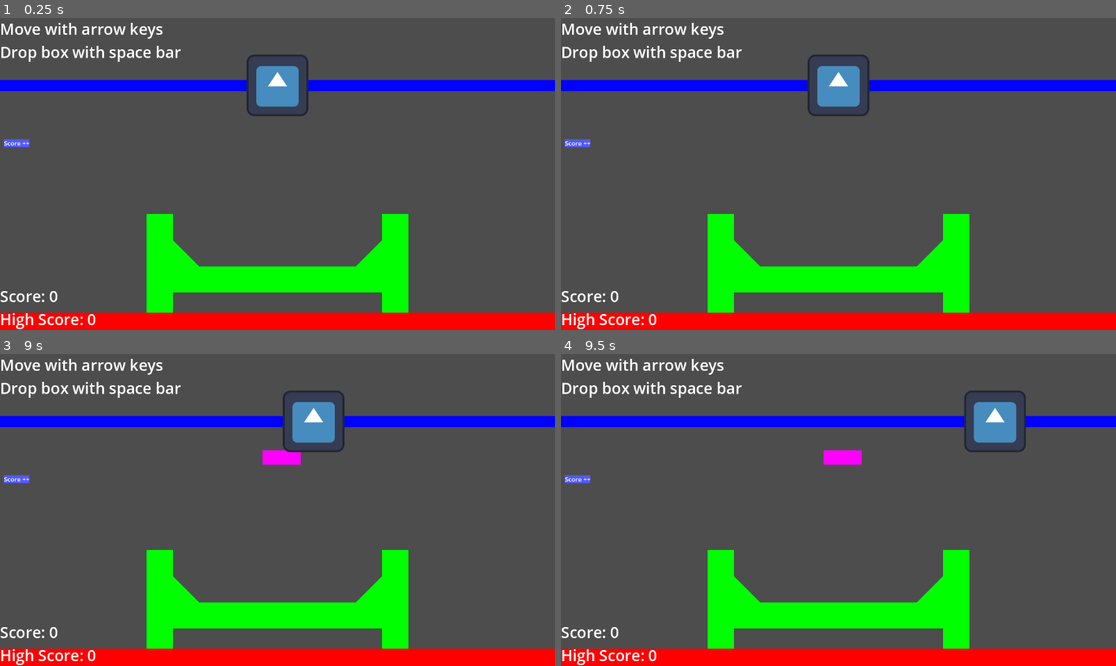
Above: before the commit, frames 1-4 (two rows, left to right).
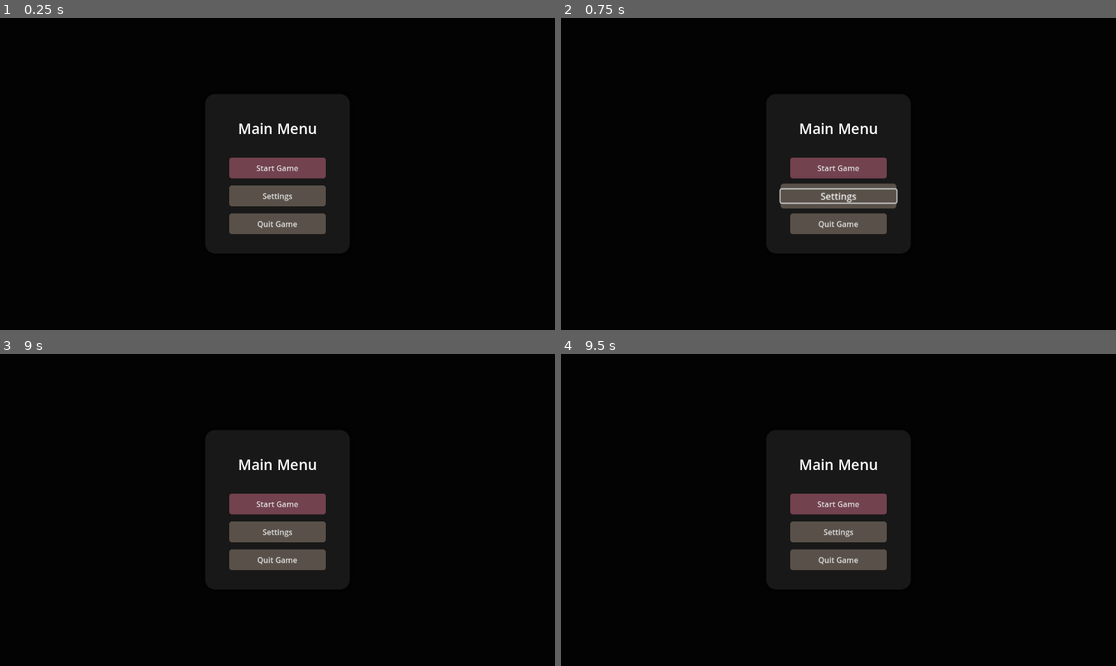
Above: after the commit, the same moments.

Repository: Bropi/StackingBoxes
Game: Godot game, scene res://src/main/main.tscn
Two runs of this game, one before a commit and one after it. Both use one fixed random seed, a clock stepped at 60 frames per second and the inputs below. The engine's default icon, where the game draws it, is replaced by a stand-in: a white triangle on a blue panel in a dark square.
Inputs (mouse positions are in pixels of both pictures, inside the frame that each line leads up to):
- Up to frame 1 (0.25 s): no input
- Up to frame 2 (0.75 s): click (838, 195) at 0.5 s, where only the run after the commit has a clickable "Settings"
- Up to frame 3 (9 s): click (277, 503) at 1.25 s, where only the run after the commit has a clickable "Start Game"; tap Enter at 2 s; move the mouse to (399, 494) at 2.02 s; hold D (move_right) 2.03-3.53 s; tap Space (drop_box) at 2.1, 2.85, 3.6, 4.35, 5.1, 5.75, 5.85, 6.6, 7.35, 8.1, 8.85 s; move the mouse to (166, 525) at 2.77 s; move the mouse to (333, 441) at 3.52 s; hold A (move_left) 3.53-4.28 s; move the mouse to (249, 572) at 4.27 s; hold D (move_right) 4.28-5.78 s; move the mouse to (444, 556) at 5.02 s; move the mouse to (111, 463) at 5.77 s; hold A (move_left) 5.78-6.53 s; move the mouse to (305, 510) at 6.52 s; hold D (move_right) 6.53-7.28 s; move the mouse to (194, 432) at 7.27 s; hold A (move_left) 7.28-8.78 s; move the mouse to (399, 494) at 8.02 s; move the mouse to (166, 525) at 8.77 s; hold D (move_right) from 8.78 s (still down)
- Up to frame 4 (9.5 s): keep holding D (move_right)

The runs differ from the first frame. In frame 1, 98% of the frame differs, in the area x 0-100%, y 0-100%; in frame 2, 98%; in frame 3, 98%; in frame 4, 98%.

Commit message:
UI added
start menu scene with tween animations on the buttons added

The game now starts with the start menu scene, from where you can start the game or go to other menu's using buttons.

Added tweening animations to the start menu buttons

Diff:
--- a/src/autoloads/game_data.gd
+++ b/src/autoloads/game_data.gd
@@ -11,11 +11,11 @@
 
 
 func save():
-	var save = PlayerScore.new()
-	save.high_score = high_score
-	ResourceSaver.save(save, "user://save_data.tres")
+	var save_new = PlayerScore.new()
+	save_new.high_score = high_score
+	ResourceSaver.save(save_new, "user://save_data.tres")
 
 func load():
 	if FileAccess.file_exists("user://save_data.tres"):
-		var save = ResourceLoader.load("user://save_data.tres")
-		high_score = save.high_score
+		var save_new = ResourceLoader.load("user://save_data.tres")
+		high_score = save_new.high_score
--- a/src/main/mainV2.gd
+++ b/src/main/mainV2.gd
@@ -7,8 +7,8 @@
 func _on_level_reload_scene() -> void:
 	#get_tree().reload_current_scene()
 	print("main.gd: level reloading")
-	SceneSwitcher.switch_to_scene("res://src/levels/level.tscn")
+	SceneSwitcher.switch_to_scene("res://src/ui/start_game_menu.tscn")
 
 func start_game():
 	#switches to level scene
-	SceneSwitcher.switch_to_scene("res://src/levels/level.tscn")
+	SceneSwitcher.switch_to_scene("res://src/ui/start_game_menu.tscn")
--- /dev/null
+++ b/src/ui/Button.tres
@@ -0,0 +1,10 @@
+[gd_resource type="StyleBoxFlat" format=3 uid="uid://2yt6mpf7swyw"]
+
+[resource]
+bg_color = Color(0.349825, 0.3160822, 0.28478986, 1)
+corner_radius_top_left = 5
+corner_radius_top_right = 5
+corner_radius_bottom_right = 5
+corner_radius_bottom_left = 5
+expand_margin_top = 10.0
+expand_margin_bottom = 10.0
--- /dev/null
+++ b/src/ui/Button2.tres
@@ -0,0 +1,10 @@
+[gd_resource type="StyleBoxFlat" format=3 uid="uid://eh5kkekwcmw0"]
+
+[resource]
+bg_color = Color(0.44657564, 0.25973505, 0.3047045, 1)
+corner_radius_top_left = 5
+corner_radius_top_right = 5
+corner_radius_bottom_right = 5
+corner_radius_bottom_left = 5
+expand_margin_top = 10.0
+expand_margin_bottom = 10.0
--- /dev/null
+++ b/src/ui/animation_component.gd
@@ -0,0 +1,42 @@
+class_name AnimationComponent extends Node
+
+@export var from_center : bool = true
+@export var hover_scale: Vector2 = Vector2(1.1, 1.1)
+@export var time : float = 0.1
+@export var transition_type : Tween.TransitionType
+
+var target : Control
+var default_scale : Vector2
+
+
+func _ready() -> void:
+	target = get_parent()
+
+	#wait for every child node to be setup
+	call_deferred("setup")
+	call_deferred("connect_input")
+
+
+#mandatory for detecting the target button control node and connect it to the on- & off_hover functions
+func connect_input() -> void:
+	target.mouse_entered.connect(on_hover)
+	target.mouse_exited.connect(off_hover)
+
+
+
+func setup() -> void:
+	if from_center:
+		target.pivot_offset = target.size / 2
+	default_scale = target.scale
+
+func on_hover() -> void:
+	add_tween("scale", hover_scale, time)
+
+func off_hover() -> void:
+	add_tween("scale", default_scale, time)
+
+func add_tween(property: String, value, seconds: float) -> void:
+	if !is_inside_tree() or get_tree() == null:
+		return
+	var tween = get_tree().create_tween()
+	tween.tween_property(target, property, value, seconds).set_trans(transition_type)
--- /dev/null
+++ b/src/ui/my_theme.tres
@@ -0,0 +1,38 @@
+[gd_resource type="Theme" load_steps=6 format=3 uid="uid://cyxxc324mb2a8"]
+
+[ext_resource type="StyleBox" uid="uid://2yt6mpf7swyw" path="res://src/ui/Button.tres" id="1_0ot8m"]
+[ext_resource type="StyleBox" uid="uid://eh5kkekwcmw0" path="res://src/ui/Button2.tres" id="2_idkql"]
+
+[sub_resource type="StyleBoxEmpty" id="StyleBoxEmpty_sy5hb"]
+content_margin_bottom = 15.0
+
+[sub_resource type="StyleBoxFlat" id="StyleBoxFlat_4jykg"]
+content_margin_left = 50.0
+content_margin_top = 50.0
+content_margin_right = 50.0
+content_margin_bottom = 50.0
+bg_color = Color(0.09411765, 0.09411765, 0.09411765, 1)
+corner_radius_top_left = 20
+corner_radius_top_right = 20
+corner_radius_bottom_right = 20
+corner_radius_bottom_left = 20
+shadow_color = Color(0, 0, 0, 0.25490198)
+shadow_size = 10
+
+[sub_resource type="StyleBoxFlat" id="StyleBoxFlat_0ot8m"]
+bg_color = Color(0.34117648, 0.34117648, 0.34117648, 1)
+expand_margin_top = 10.0
+expand_margin_bottom = 10.0
+
+[resource]
+Button/styles/hover = ExtResource("1_0ot8m")
+Button/styles/normal = ExtResource("1_0ot8m")
+Label/font_sizes/font_size = 30
+Label/styles/normal = SubResource("StyleBoxEmpty_sy5hb")
+NewGameButton/base_type = &"Button"
+NewGameButton/styles/hover = ExtResource("2_idkql")
+NewGameButton/styles/normal = ExtResource("2_idkql")
+PanelContainer/styles/normal = null
+PanelContainer/styles/panel = SubResource("StyleBoxFlat_4jykg")
+VBoxContainer/constants/separation = 35
+VBoxContainer/styles/normal = SubResource("StyleBoxFlat_0ot8m")
--- /dev/null
+++ b/src/ui/start_game_menu.gd
@@ -0,0 +1,14 @@
+extends Control
+
+
+
+func _on_start_game_button_pressed() -> void:
+	SceneSwitcher.switch_to_scene("res://src/levels/level.tscn")
+
+
+func _on_settings_button_pressed() -> void:
+	pass # Replace with function body.
+
+
+func _on_quit_game_button_pressed() -> void:
+	get_tree().quit()
--- /dev/null
+++ b/src/ui/start_game_menu.tscn
@@ -0,0 +1,92 @@
+[gd_scene load_steps=4 format=3 uid="uid://mr7wilv8kktq"]
+
+[ext_resource type="Theme" uid="uid://cyxxc324mb2a8" path="res://src/ui/my_theme.tres" id="1_fbf3f"]
+[ext_resource type="Script" uid="uid://bv2816d1scxj3" path="res://src/ui/start_game_menu.gd" id="1_mbvm6"]
+[ext_resource type="Script" uid="uid://ikwn3mhw0jte" path="res://src/ui/animation_component.gd" id="2_lv8ek"]
+
+[node name="StartGameMenu" type="Control"]
+layout_mode = 3
+anchors_preset = 15
+anchor_right = 1.0
+anchor_bottom = 1.0
+grow_horizontal = 2
+grow_vertical = 2
+script = ExtResource("1_mbvm6")
+
+[node name="ColorRect" type="ColorRect" parent="."]
+layout_mode = 1
+anchors_preset = 15
+anchor_right = 1.0
+anchor_bottom = 1.0
+grow_horizontal = 2
+grow_vertical = 2
+color = Color(0.012617188, 0.012617188, 0.012617188, 1)
+
+[node name="CPUParticles2D" type="CPUParticles2D" parent="ColorRect"]
+
+[node name="CenterContainer" type="CenterContainer" parent="."]
+custom_minimum_size = Vector2(400, 100)
+layout_mode = 1
+anchors_preset = 15
+anchor_right = 1.0
+anchor_bottom = 1.0
+grow_horizontal = 2
+grow_vertical = 2
+
+[node name="PanelContainer" type="PanelContainer" parent="CenterContainer"]
+custom_minimum_size = Vector2(300, 0)
+layout_mode = 2
+theme = ExtResource("1_fbf3f")
+
+[node name="VBoxContainer" type="VBoxContainer" parent="CenterContainer/PanelContainer"]
+layout_mode = 2
+
+[node name="Label" type="Label" parent="CenterContainer/PanelContainer/VBoxContainer"]
+layout_mode = 2
+theme = ExtResource("1_fbf3f")
+text = "Main Menu"
+horizontal_alignment = 1
+
+[node name="StartGameButton" type="Button" parent="CenterContainer/PanelContainer/VBoxContainer"]
+layout_mode = 2
+theme = ExtResource("1_fbf3f")
+theme_type_variation = &"NewGameButton"
+text = "Start Game"
+
+[node name="AnimationComponent" type="Node" parent="CenterContainer/PanelContainer/VBoxContainer/StartGameButton"]
+script = ExtResource("2_lv8ek")
+hover_scale = Vector2(1.2, 1.2)
+time = 0.2
+transition_type = 10
+metadata/_custom_type_script = "uid://ikwn3mhw0jte"
+
+[node name="SettingsButton" type="Button" parent="CenterContainer/PanelContainer/VBoxContainer"]
+layout_mode = 2
+theme = ExtResource("1_fbf3f")
+theme_type_variation = &"FlatButton"
+text = "Settings
+"
+
+[node name="AnimationComponent2" type="Node" parent="CenterContainer/PanelContainer/VBoxContainer/SettingsButton"]
+script = ExtResource("2_lv8ek")
+hover_scale = Vector2(1.2, 1.2)
+time = 0.2
+transition_type = 10
+metadata/_custom_type_script = "uid://ikwn3mhw0jte"
+
+[node name="QuitGameButton" type="Button" parent="CenterContainer/PanelContainer/VBoxContainer"]
+layout_mode = 2
+theme = ExtResource("1_fbf3f")
+theme_type_variation = &"FlatButton"
+text = "Quit Game"
+
+[node name="AnimationComponent3" type="Node" parent="CenterContainer/PanelContainer/VBoxContainer/QuitGameButton"]
+script = ExtResource("2_lv8ek")
+hover_scale = Vector2(1.2, 1.2)
+time = 0.2
+transition_type = 10
+metadata/_custom_type_script = "uid://ikwn3mhw0jte"
+
+[connection signal="pressed" from="CenterContainer/PanelContainer/VBoxContainer/StartGameButton" to="." method="_on_start_game_button_pressed"]
+[connection signal="pressed" from="CenterContainer/PanelContainer/VBoxContainer/SettingsButton" to="." method="_on_settings_button_pressed"]
+[connection signal="pressed" from="CenterContainer/PanelContainer/VBoxContainer/QuitGameButton" to="." method="_on_quit_game_button_pressed"]
Not shown, added: src/ui/animation_component.gd.uid
Not shown, added: src/ui/start_game_menu.gd.uid
